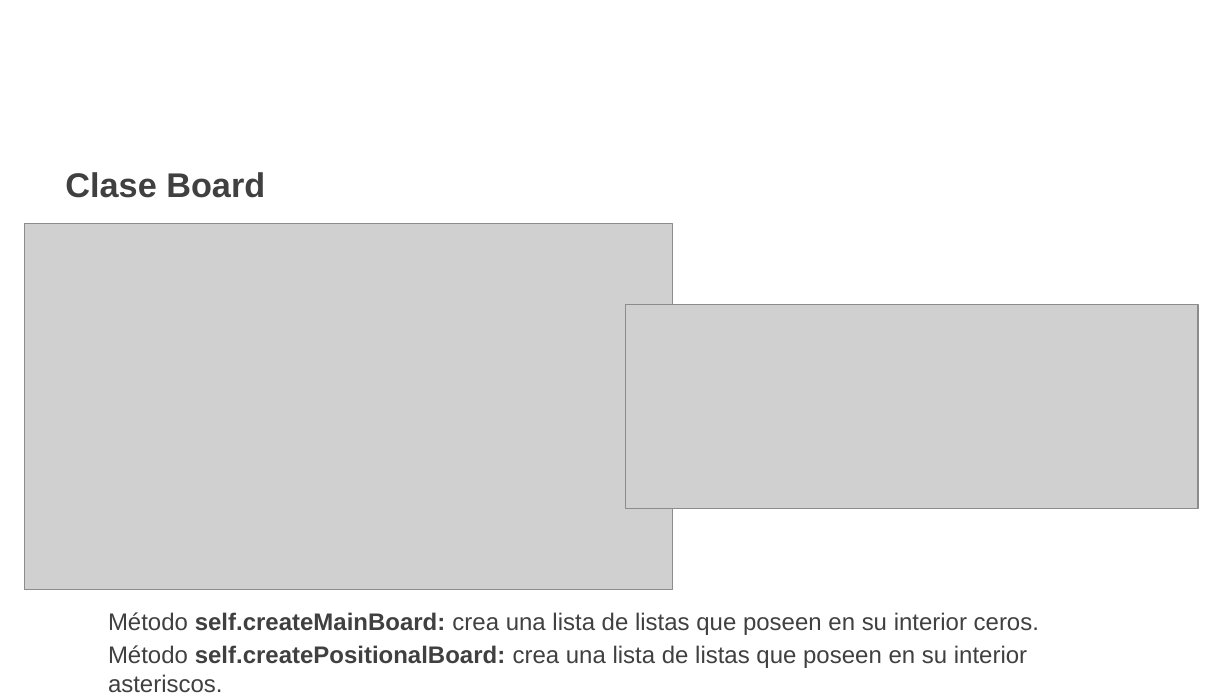
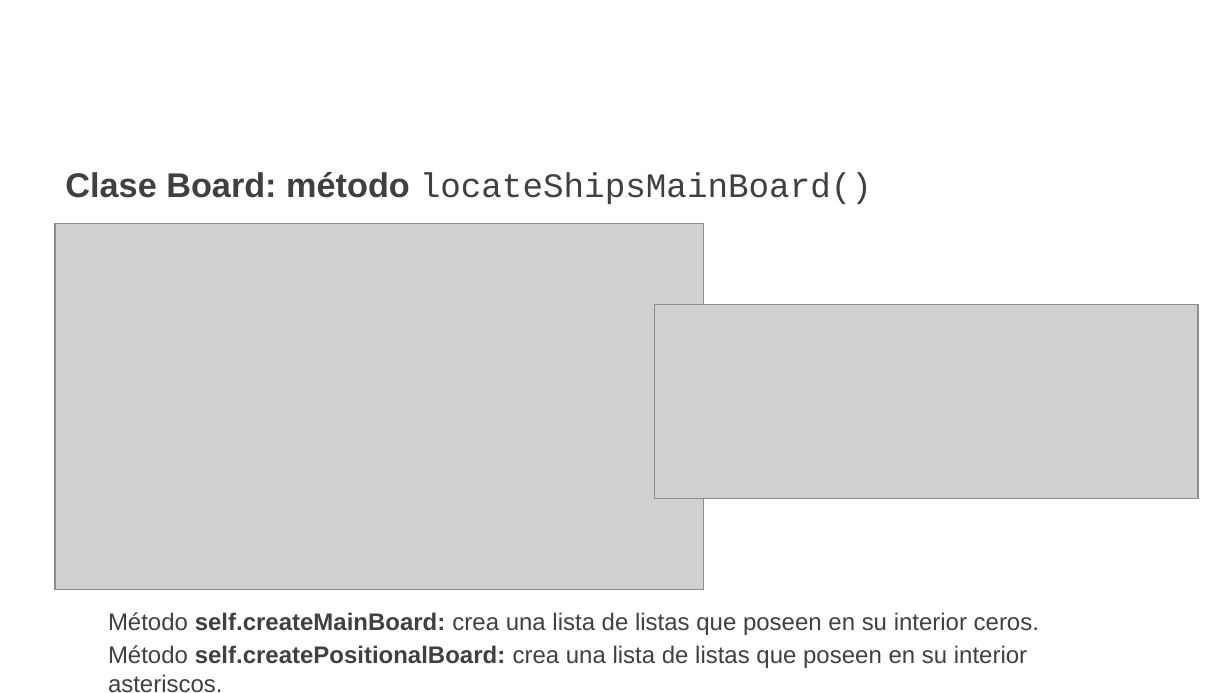
Before and after one commit to estebanarivasv/NavalBattle, a slide deck: slide 9 of Presentación.pptx. Drawn at 1232x693 pixels with LibreOffice and Linux fonts; fonts in the diff are those of the drawing; grey boxes stand for pictures; background and template pictures are left out. Boxes give left, top, right and bottom in pixels: in the first picture for what was removed or moved away, otherwise in the second. Text is boxed around its words. In the diff, an @@ line names an element or a change of style, - is before the commit and + after.

Commit message:
Final Presentation added

```diff
--- a/Presentación.pptx
+++ b/Presentación.pptx
@@ text at [65,172,872,204]: text changed; font Arial to Courier New; bold off @@
-Clase Board
+Clase Board: método locateShipsMainBoard()
@@ picture: place and size @@
-picture at [25,223,673,589]
+picture at [55,223,703,589]
@@ picture: place and size @@
-picture at [626,304,1199,509]
+picture at [654,304,1198,499]
```
Also in this commit, not shown: 17 other slides changed, 1 slide removed, 1 other file.
